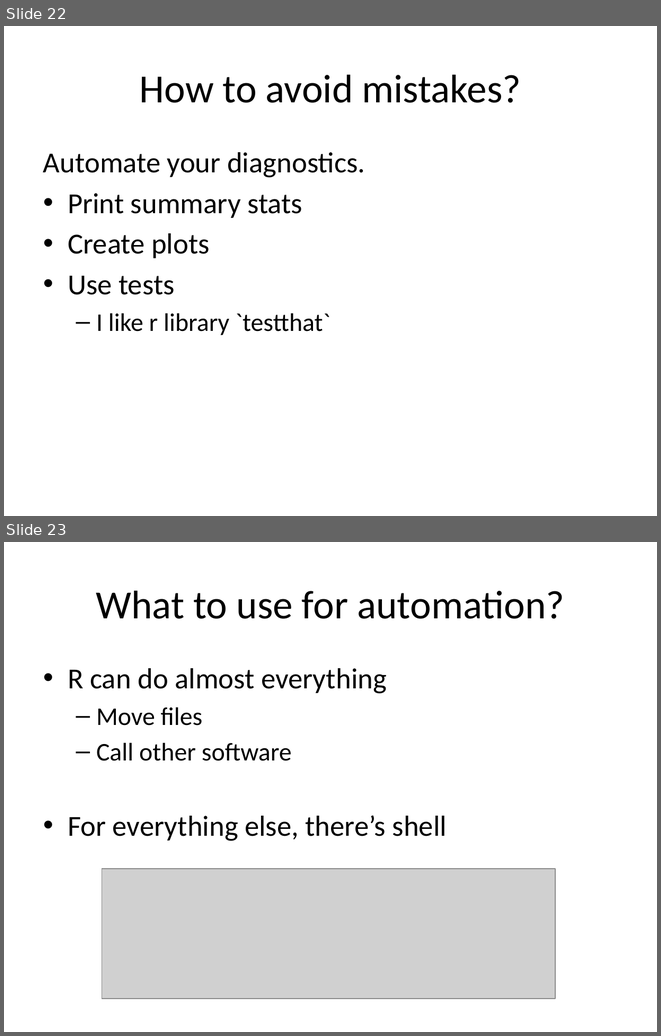
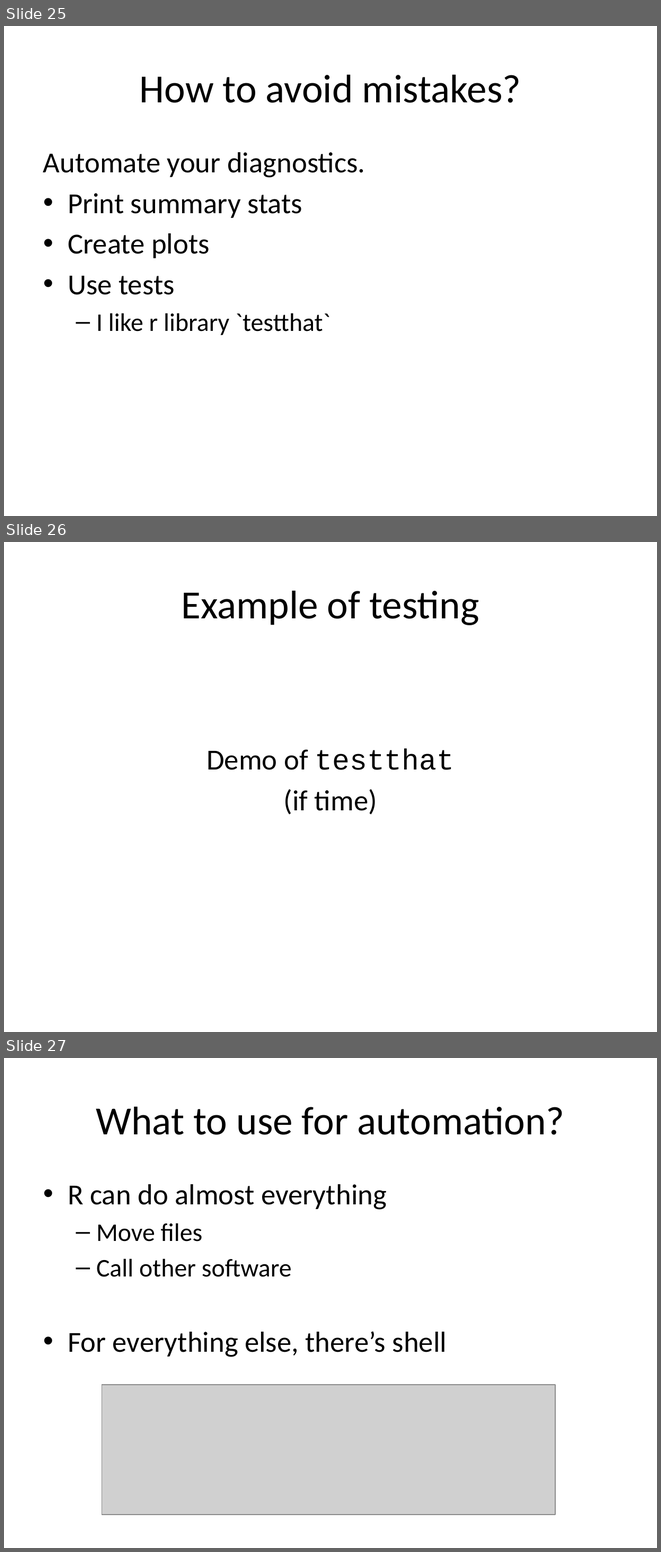
Before and after one commit to jtannen/r-for-datascience, a slide deck: session-5-engineering/session-5-engineering.pptx. Shown one above the other, each under a label of ours: slides 22 and 23 before the commit, slides 25, 26 and 27 after it. The pictures are 661x1036 and 661x1552 pixels, drawn with LibreOffice and Linux fonts; fonts in the diff are those of the drawing; grey boxes stand for pictures. Boxes give left, top, right and bottom in pixels: in the first picture for what was removed or moved away, otherwise in the second. Text is boxed around its words. In the diff, an @@ line names an element or a change of style, - is before the commit and + after.

```diff
--- a/session-5-engineering/session-5-engineering.pptx
+++ b/session-5-engineering/session-5-engineering.pptx
@@ slide 26 added at (4, 542, 657, 1032), background #FFFFFF @@
@@ title added at (181, 590, 479, 625), 44 pt, text #000000 @@
+Example of testing
@@ text added at (206, 749, 454, 814), 32 pt, text #000000 @@
+Demo of testthat
+(if time)
@@ what was slide 22 is now slide 25 @@
@@ what was slide 23 is now slide 27 @@
```
Also in this commit, not shown: 7 slides changed, 3 other slides added, 1 slide removed, 5 other files.
